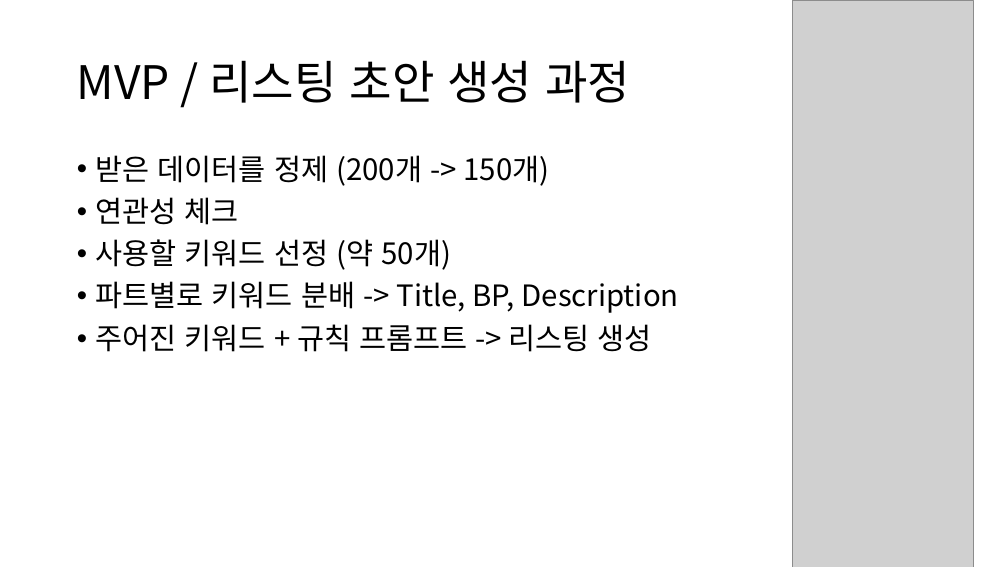
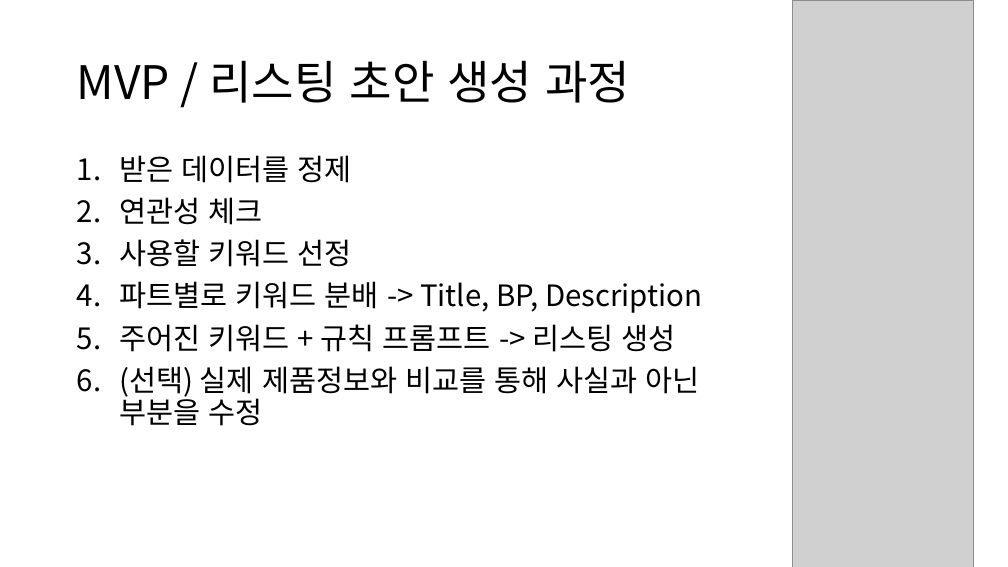
Before and after one commit to semistone97/pjt-SEO, a slide deck: slide 3 of jskim/키워드 기반 리스팅 최적화 에이전트 - 구현파트.pptx. Drawn at 1008x567 pixels with LibreOffice and Linux fonts; fonts in the diff are those of the drawing; grey boxes stand for pictures. Boxes give left, top, right and bottom in pixels: in the first picture for what was removed or moved away, otherwise in the second. Text is boxed around its words. In the diff, an @@ line names an element or a change of style, - is before the commit and + after.

Commit message:
수정사항 몇개

```diff
--- a/jskim/키워드 기반 리스팅 최적화 에이전트 - 구현파트.pptx
+++ b/jskim/키워드 기반 리스팅 최적화 에이전트 - 구현파트.pptx
@@ text at (119,155,352,183): text changed @@
-• 받은 데이터를 정제 (200개 -> 150개)
+1. 받은 데이터를 정제
@@ text at (119,197,702,352): bullet • to 1. @@
@@ text at (119,239,352,267): text changed @@
-• 사용할 키워드 선정 (약 50개)
+3. 사용할 키워드 선정
@@ text at (119,366,700,426): paragraph added @@
+6. (선택) 실제 제품정보와 비교를 통해 사실과 아닌 부분을 수정
```
Also in this commit, not shown: 9 other slides changed, 2 slides added, 1 slide removed, 6 other files.
